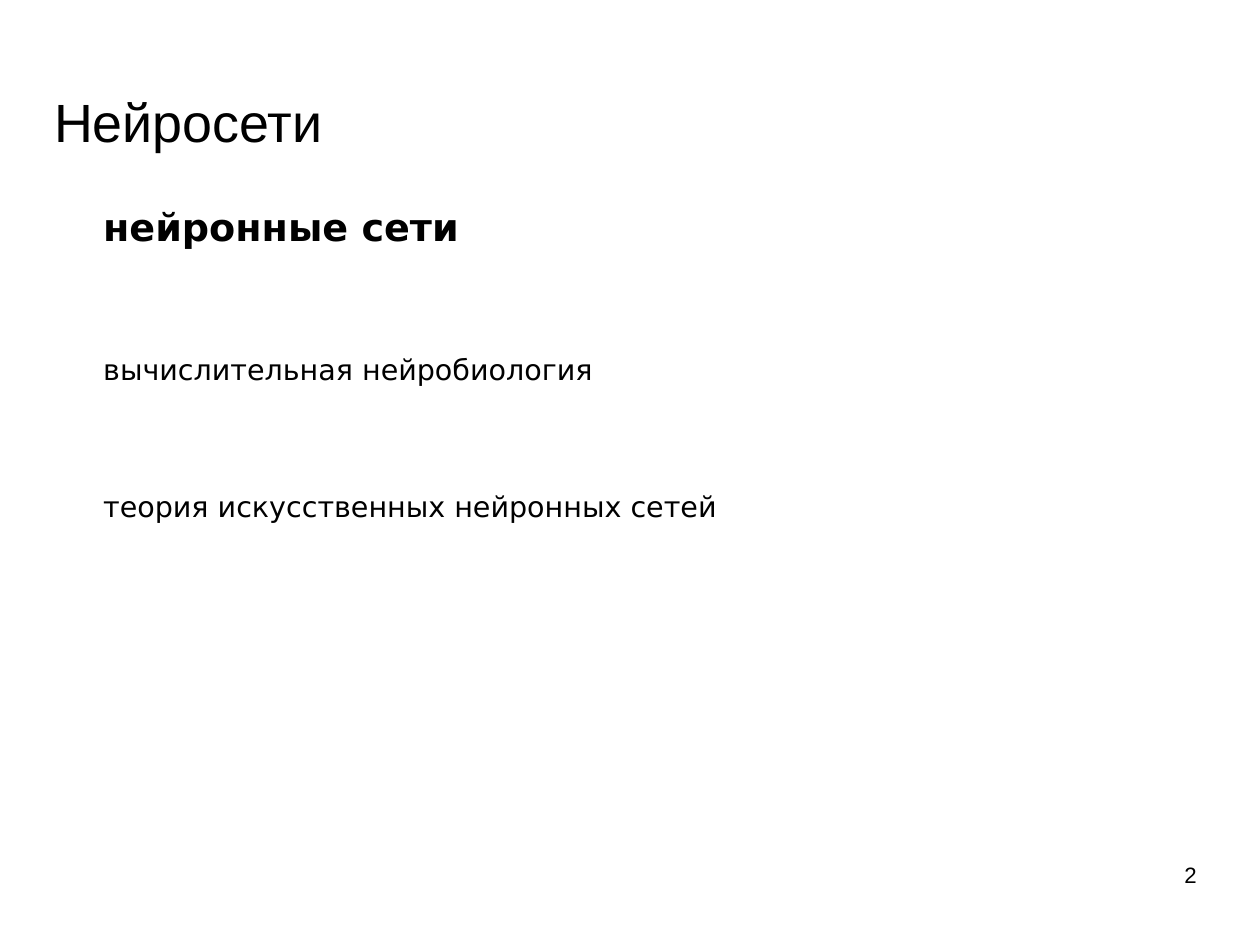
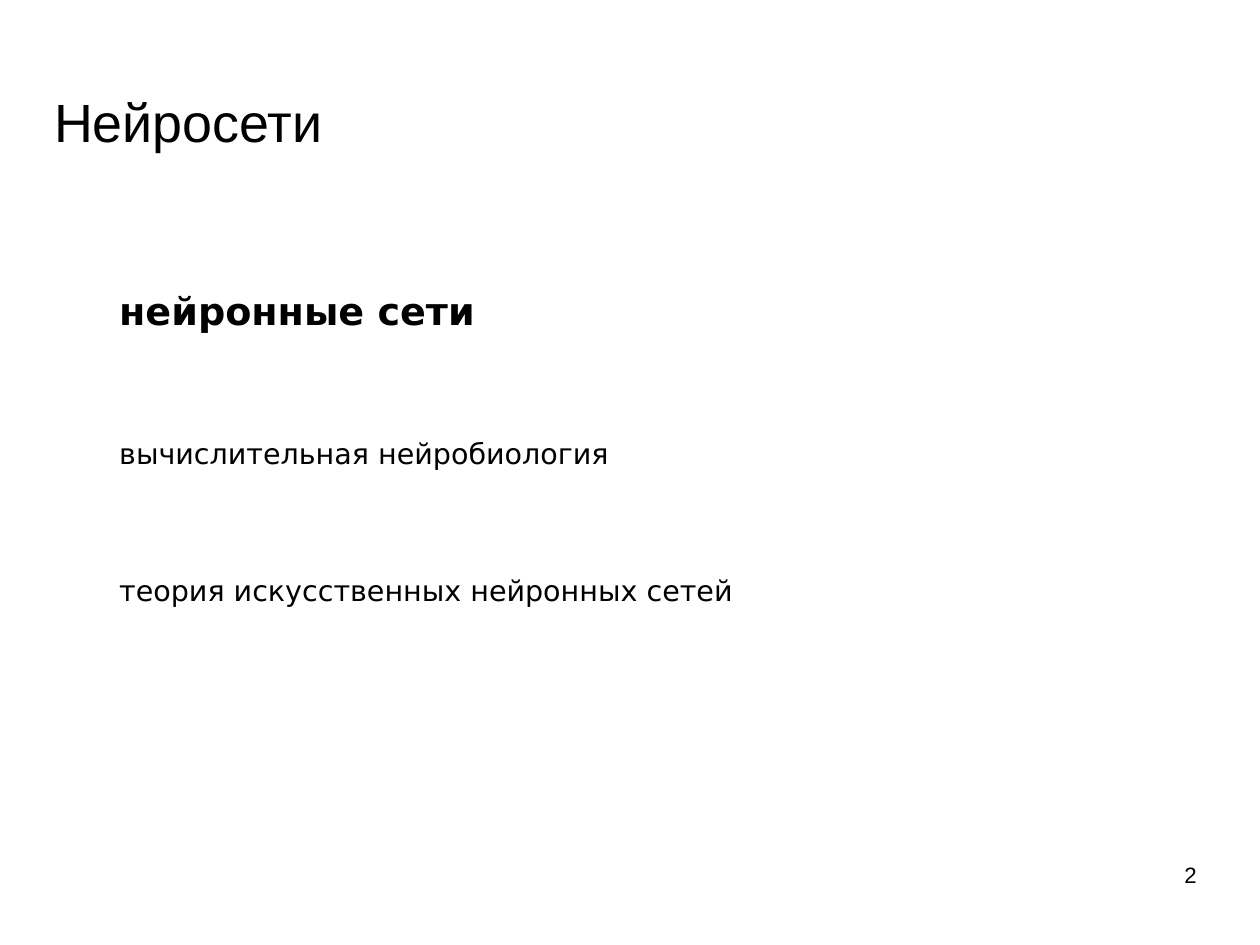
Before and after one commit to mechanoid5/ml_lectorium_legacy, a slide deck: slide 2 of 10-ann.odp. Drawn at 1260x945 pixels with LibreOffice and Linux fonts; fonts in the diff are those of the drawing; background and template pictures are left out. Boxes give left, top, right and bottom in pixels: in the first picture for what was removed or moved away, otherwise in the second. Text is boxed around its words. In the diff, an @@ line names an element or a change of style, - is before the commit and + after.

```diff
--- a/10-ann.odp
+++ b/10-ann.odp
@@ text "нейронные сети": place and size @@
-text "нейронные сети" at [103, 212, 717, 523]
+text "нейронные сети" at [119, 296, 733, 607]
```
Also in this commit, not shown: 1 other slide changed, 8 slides added, 2 slides removed, 6 other files.
